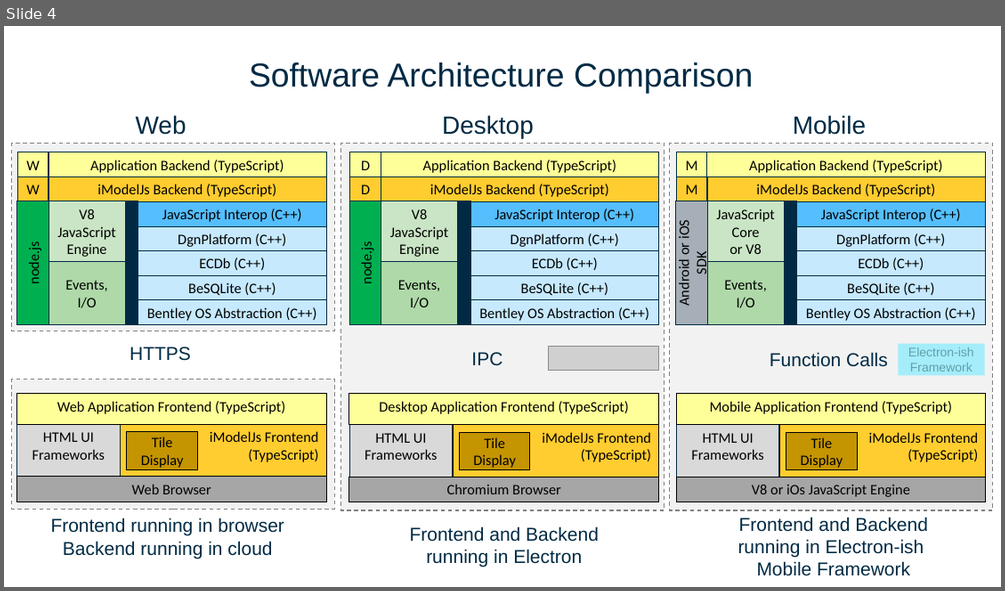
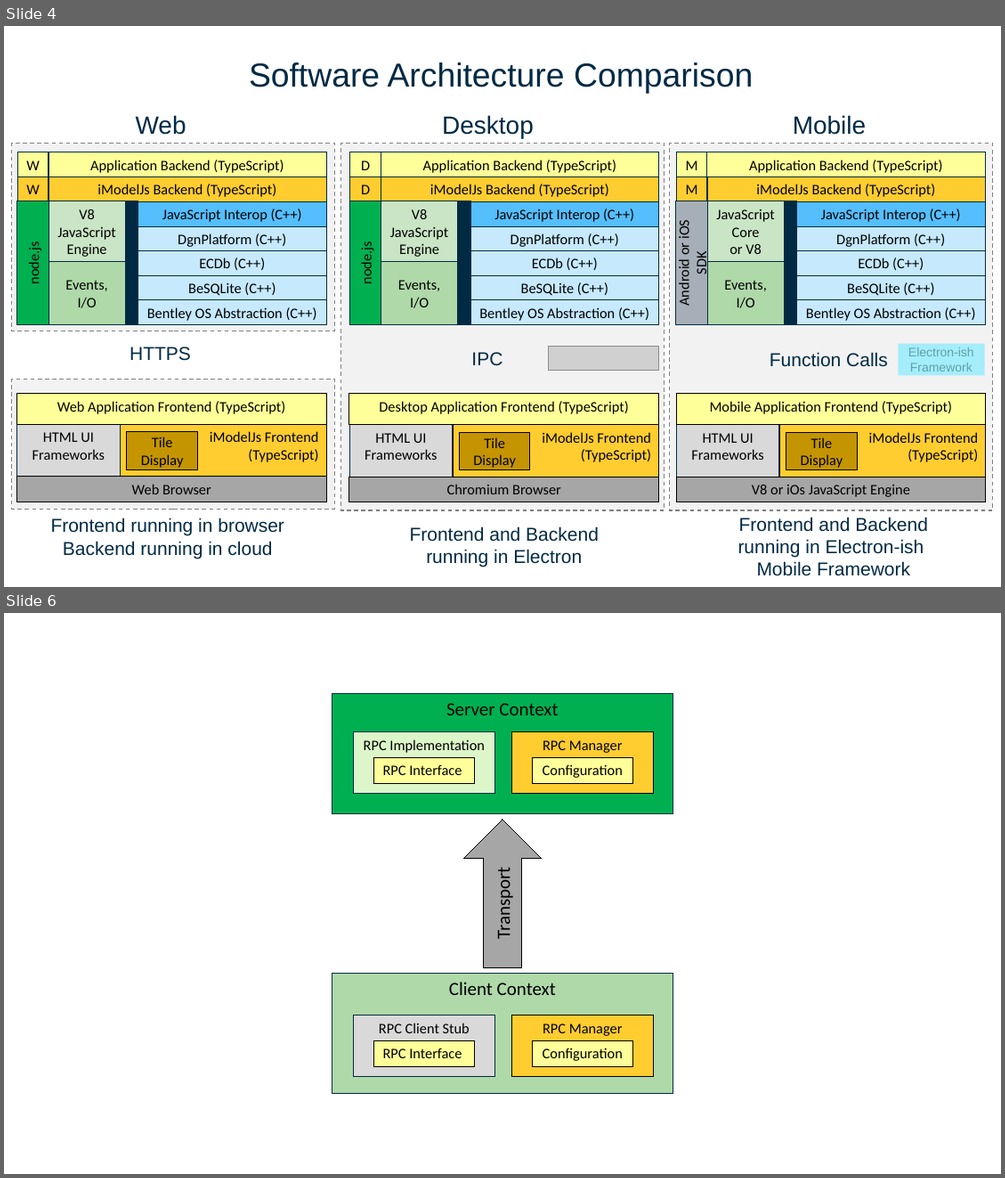
Before and after one commit to iTwin/itwinjs-core, a slide deck: docs/overview/SoftwareArchitecture.pptx. Shown one above the other, each under a label of ours: slide 4 before the commit, slides 4 and 6 after it; the slides between them are not shown. The pictures are 1005x591 and 1005x1178 pixels, drawn with LibreOffice and Linux fonts; fonts in the diff are those of the drawing; grey boxes stand for pictures. Boxes give left, top, right and bottom in pixels: in the first picture for what was removed or moved away, otherwise in the second. Text is boxed around its words. In the diff, an @@ line names an element or a change of style, - is before the commit and + after.

```diff
--- a/docs/overview/SoftwareArchitecture.pptx
+++ b/docs/overview/SoftwareArchitecture.pptx
@@ slide 6 added at box(4, 613, 1001, 1174), background #FFFFFF @@
@@ rectangle added at box(332, 693, 672, 813), fill #00B050, outline #002A44 0.75 pt, 18 pt, text #000000 @@
+Server Context
@@ rectangle added at box(353, 732, 494, 793), fill #DCF6C9, outline #002A44 0.75 pt, 14 pt, text #000000 @@
+RPC Implementation
@@ rectangle added at box(512, 732, 653, 793), fill #FFCD2F, outline #000000 0.75 pt, 14 pt, text #000000 @@
+RPC Manager
@@ rectangle added at box(374, 757, 474, 784), fill #FFFF99, outline #000000 0.75 pt, 14 pt, text #000000 @@
+RPC Interface
@@ rectangle added at box(532, 757, 632, 784), fill #FFFF99, outline #000000 0.75 pt, 14 pt, text #000000 @@
+Configuration
@@ down arrow added at box(464, 819, 542, 968), fill #A6A6A6, outline #000000 0.75 pt, 18 pt, text #000000 @@
+Transport
@@ rectangle added at box(332, 973, 672, 1093), fill #AFD9A9, outline #002A44 0.75 pt, 18 pt, text #000000 @@
+Client Context
@@ rectangle added at box(353, 1015, 494, 1076), fill #D9D9D9, outline #002A44 0.75 pt, 14 pt, text #000000 @@
+RPC Client Stub
@@ rectangle added at box(512, 1015, 653, 1076), fill #FFCD2F, outline #000000 0.75 pt, 14 pt, text #000000 @@
+RPC Manager
@@ rectangle added at box(374, 1041, 474, 1067), fill #FFFF99, outline #000000 0.75 pt, 14 pt, text #000000 @@
+RPC Interface
@@ rectangle added at box(532, 1041, 632, 1067), fill #FFFF99, outline #000000 0.75 pt, 14 pt, text #000000 @@
+Configuration
```
Also in this commit, not shown: 1 other slide added, 1 other file.
